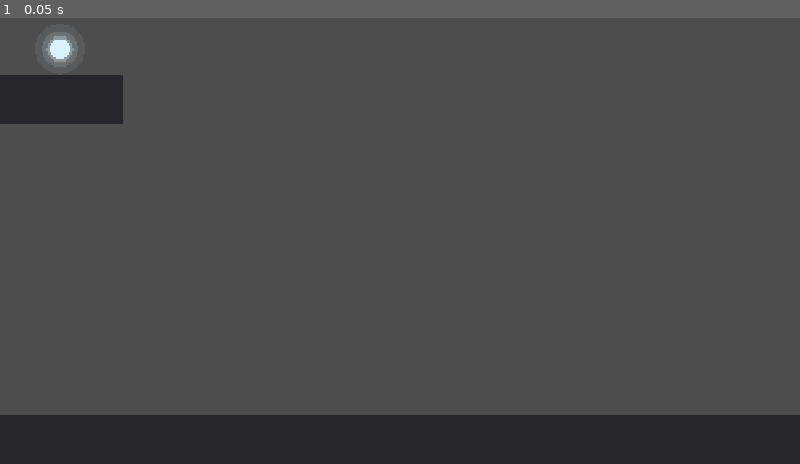
Above: before the commit, frame 1.
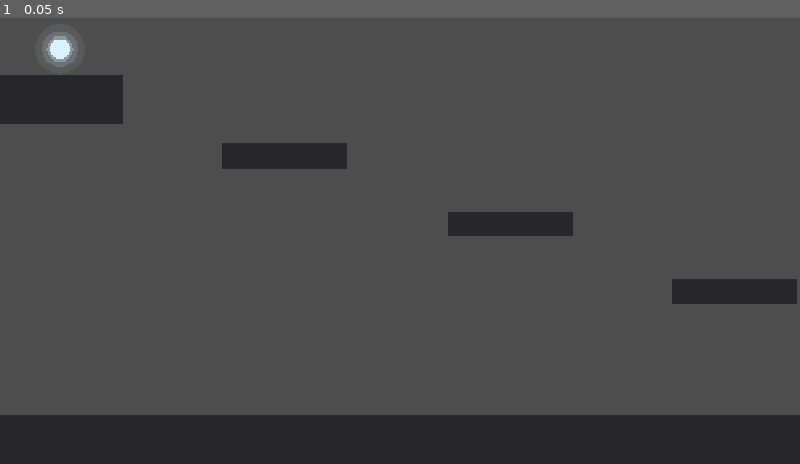
Above: after the commit, the same moment.

Repository: Gerd-U/brulkas
Game: Godot game, scene res://levels/nivel_02.tscn
Two runs of this game, one before a commit and one after it. Both use one fixed random seed, a clock stepped at 60 frames per second and the inputs below. The project has no main scene, so this scene is started directly.
Inputs:
- Up to frame 1 (0.05 s): no input

The runs differ from the first frame. In frame 1, 2.6% of the frame differs, in the area x 27-100%, y 28-65%.

Commit message:
Borrador nivel 2

Diff:
--- a/levels/nivel_02.tscn
+++ b/levels/nivel_02.tscn
@@ -7,13 +7,13 @@
 [ext_resource type="PackedScene" uid="uid://dpaum5px1ggg4" path="res://puzzles/elevador.tscn" id="6_lu5bq"]
 [ext_resource type="PackedScene" uid="uid://2m02b7m5a2m5" path="res://hazards/zona_de_muerte.tscn" id="7_grqfy"]
 
-[node name="Nivel01" type="Node2D" unique_id=729105509]
+[node name="Nivel02" type="Node2D" unique_id=729105509]
 
-[node name="Piso" parent="." unique_id=1774911687 instance=ExtResource("1_gbk21")]
+[node name="Inicio_Suelo" parent="." unique_id=1774911687 instance=ExtResource("1_gbk21")]
 position = Vector2(1800, 680)
 tamano = Vector2(3600, 80)
 
-[node name="ParedInvisibleDer" parent="." unique_id=1416041308 instance=ExtResource("1_gbk21")]
+[node name="Inicio_Pared" parent="." unique_id=1416041308 instance=ExtResource("1_gbk21")]
 position = Vector2(-20, 220)
 rotation = 1.5707964
 tamano = Vector2(1000, 40)
@@ -23,75 +23,87 @@
 position = Vector2(4288, 820)
 ancho = 12000.0
 
-[node name="Piso2" parent="." unique_id=1582149544 instance=ExtResource("1_gbk21")]
+[node name="Campo_Suelo" parent="." unique_id=1582149544 instance=ExtResource("1_gbk21")]
 position = Vector2(6912, 680)
 tamano = Vector2(3000, 80)
 
-[node name="PisoFlotante" parent="." unique_id=451312194 instance=ExtResource("1_gbk21")]
-position = Vector2(3816, 472)
+[node name="Foso_PisoFlotanteA" parent="." unique_id=451312194 instance=ExtResource("1_gbk21")]
+position = Vector2(3840, 440)
 
-[node name="PisoFlotante2" parent="." unique_id=827848294 instance=ExtResource("1_gbk21")]
-position = Vector2(4176, 448)
+[node name="Foso_PisoFlotanteB" parent="." unique_id=827848294 instance=ExtResource("1_gbk21")]
+position = Vector2(4180, 410)
 
-[node name="PisoFlotante3" parent="." unique_id=1125135226 instance=ExtResource("1_gbk21")]
-position = Vector2(4792, 408)
+[node name="Foso_PisoFlotanteC" parent="." unique_id=1125135226 instance=ExtResource("1_gbk21")]
+position = Vector2(4770, 400)
 tamano = Vector2(700, 40)
 
-[node name="Grada" parent="." unique_id=1805968503 instance=ExtResource("1_gbk21")]
-position = Vector2(5040, 368)
+[node name="Foso_Grada" parent="." unique_id=1805968503 instance=ExtResource("1_gbk21")]
+position = Vector2(5020, 360)
 
-[node name="PisoFlotante4" parent="." unique_id=564141184 instance=ExtResource("1_gbk21")]
-position = Vector2(5448, 352)
+[node name="Foso_PisoFlotanteD" parent="." unique_id=564141184 instance=ExtResource("1_gbk21")]
+position = Vector2(5460, 340)
 tamano = Vector2(400, 40)
 
-[node name="Plataforma" parent="." unique_id=441500738 instance=ExtResource("1_gbk21")]
+[node name="Inicio_BloqueSubir" parent="." unique_id=441500738 instance=ExtResource("1_gbk21")]
 position = Vector2(3500, 550)
 tamano = Vector2(200, 180)
 
-[node name="Plataforma final" parent="." unique_id=903286239 instance=ExtResource("1_gbk21")]
+[node name="Inicio_PlataformaAlma" parent="." unique_id=903286239 instance=ExtResource("1_gbk21")]
 position = Vector2(96, 136)
 tamano = Vector2(200, 80)
 
-[node name="Pinchos" parent="." unique_id=928934747 instance=ExtResource("2_85kh4")]
-position = Vector2(4600, 388)
+[node name="Foso_Pinchos" parent="." unique_id=928934747 instance=ExtResource("2_85kh4")]
+position = Vector2(4770, 380)
 cantidad = 8
 ancho = 5.0
 
-[node name="Caja" parent="." unique_id=1955560842 instance=ExtResource("3_ldt66")]
-position = Vector2(5416, 331)
+[node name="Foso_Caja" parent="." unique_id=1955560842 instance=ExtResource("3_ldt66")]
+position = Vector2(5600, 320)
 tamano = Vector2(90, 90)
 
-[node name="Plataforma1" parent="." unique_id=10964885 instance=ExtResource("1_gbk21")]
+[node name="Campo_BloqueSubir" parent="." unique_id=10964885 instance=ExtResource("1_gbk21")]
 position = Vector2(6456, 550)
 tamano = Vector2(200, 180)
 
-[node name="Pinchos2" parent="." unique_id=39430143 instance=ExtResource("2_85kh4")]
-position = Vector2(6928, 640)
-cantidad = 150
+[node name="Campo_Pinchos" parent="." unique_id=39430143 instance=ExtResource("2_85kh4")]
+position = Vector2(6856, 640)
+cantidad = 120
 ancho = 5.0
 
-[node name="Plataforma2" parent="." unique_id=1134702781 instance=ExtResource("1_gbk21")]
-position = Vector2(7400, 550)
+[node name="Campo_BloqueSubir2" parent="." unique_id=1134702781 instance=ExtResource("1_gbk21")]
+position = Vector2(7256, 550)
 tamano = Vector2(200, 180)
 
-[node name="ParedInvisibleIzq" parent="." unique_id=1933717972 instance=ExtResource("1_gbk21")]
+[node name="Final_Pared" parent="." unique_id=1933717972 instance=ExtResource("1_gbk21")]
 position = Vector2(8430, 220)
 rotation = 1.5707964
 tamano = Vector2(1000, 40)
 color = Color(0.14901961, 0.14901961, 0.16862746, 0)
 
-[node name="PlataformaPalanca" parent="." unique_id=1045927792 instance=ExtResource("1_gbk21")]
+[node name="Final_TorrePalanca" parent="." unique_id=1045927792 instance=ExtResource("1_gbk21")]
 position = Vector2(8310, 340)
 tamano = Vector2(200, 600)
 
-[node name="Elevador" parent="." unique_id=709500784 instance=ExtResource("6_lu5bq")]
+[node name="Final_Elevador" parent="." unique_id=709500784 instance=ExtResource("6_lu5bq")]
 position = Vector2(8130, 640)
 tamano = Vector2(160, 20)
 altura = 580.0
 
-[node name="Alma" parent="." unique_id=256826030 instance=ExtResource("5_1j0of")]
+[node name="Inicio_Alma" parent="." unique_id=256826030 instance=ExtResource("5_1j0of")]
 position = Vector2(96, 56)
 
-[node name="Caja2" parent="." unique_id=554329231 instance=ExtResource("3_ldt66")]
-position = Vector2(2432, 640)
+[node name="Inicio_Caja" parent="." unique_id=554329231 instance=ExtResource("3_ldt66")]
+position = Vector2(2400, 640)
 tamano = Vector2(90, 90)
+
+[node name="Inicio_EscaleraA" parent="." unique_id=2125986209 instance=ExtResource("1_gbk21")]
+position = Vector2(456, 228)
+
+[node name="Inicio_EscaleraB" parent="." unique_id=919042013 instance=ExtResource("1_gbk21")]
+position = Vector2(816, 336)
+
+[node name="Inicio_EscaleraC" parent="." unique_id=425112236 instance=ExtResource("1_gbk21")]
+position = Vector2(1176, 444)
+
+[node name="Inicio_EscaleraD" parent="." unique_id=1137033943 instance=ExtResource("1_gbk21")]
+position = Vector2(1536, 552)
